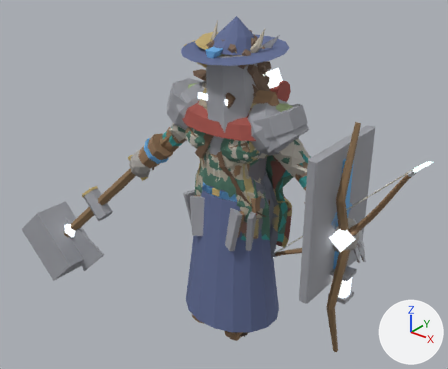
The glTF model art/creator/humanoid_heavy/export/humanoid_heavy_feminine.glb as it was, and as the next commit left it.
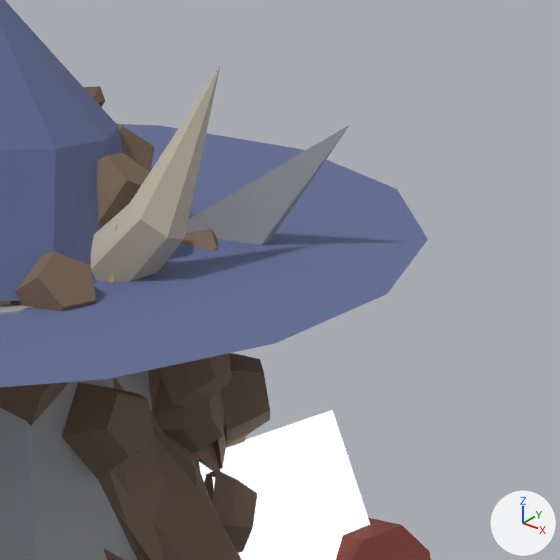
The first picture shows the older version from a 50 mm lens placed at (2.21, -2.85, 2.79), pointed at (-0.19, 0.15, 0.93). The close-ups show the older and then the newer version on the part from 54% to 68% of the width and 5% to 23% of the height of that picture. Only the edits that show in the close-ups are written down. Arrows for +X, +Y and +Z are at lower right; the lights stay in place. Vertices at exactly the same position are counted once.

Names of what the first close-up shows: 'part.back.backpack', 'part.back.quiver', 'part.hair.coils', 'part.hair.locs', 'part.hair.long', 'part.head.great_helm', 'part.head.horns', 'part.head.wide_hat', 'part.weapon.spear' and 3 more.
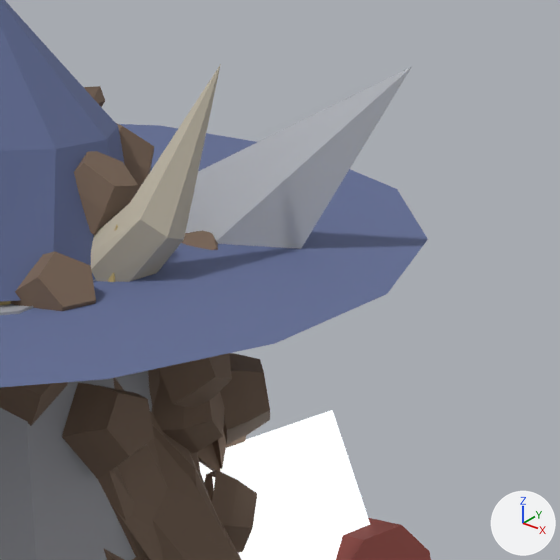
Edits to the bpy script that builds the scene:
```text
Change me_part_hair_coils:
    where me_part_hair_coils.from_pydata(...)  # 811 vertices, 1284 faces; spans x -0.199..0.199, y -0.134..0.24, z 1.614..2.023
    used by ob_part_hair_coils; location = (0.0, 0.0, 0.0)
    me_part_hair_coils part 1: the loose piece of 16 vertices spanning x 0.08..0.141, y 0.007..0.07, z 1.938..1.994 is multiplied about its middle by the matrix ((0.944, -0.315, 0.094), (0.329, 0.903, -0.277), (0.003, 0.292, 0.956)), then moved by (-0.004, -0.02, 0.004)
Change me_part_weapon_spear:
    used by ob_part_weapon_spear; location = (0.0, 0.0, 0.0)
    remove me_part_weapon_spear.from_pydata(...)  # 33 vertices, 54 faces; spans x -1.48..0.24, y -0.13..0.13, z 0.3..2.02
    add me_part_weapon_spear.from_pydata(...)  # 86 vertices, 144 faces; spans x -1.54..0.28, y -0.13..0.14, z 0.25..2.06
    me_part_weapon_spear part 2: the loose piece of 9 vertices spanning x 0.01..0.24, y 0.09..0.13, z 1.79..2.02 is rebuilt with 13 vertices and now spans x 0.02..0.28, y 0.09..0.13, z 1.8..2.06
    other edits to the shape of me_part_weapon_spear do not show in these pictures
    add me_part_weapon_spear.materials.append(mat_emissive)
```

Boxes (x1, y1, x2, y2) around the edits, measured in the close-ups (560 x 560 px; the box of a moved part takes in the faces that stretch with it):
'part.weapon.spear', reshaped
    before: (185, 125, 349, 245)
    after: (185, 67, 411, 249)
part 1 of me_part_hair_coils, moved or reshaped
    before: (97, 153, 150, 226)
    after: (74, 151, 138, 235)
